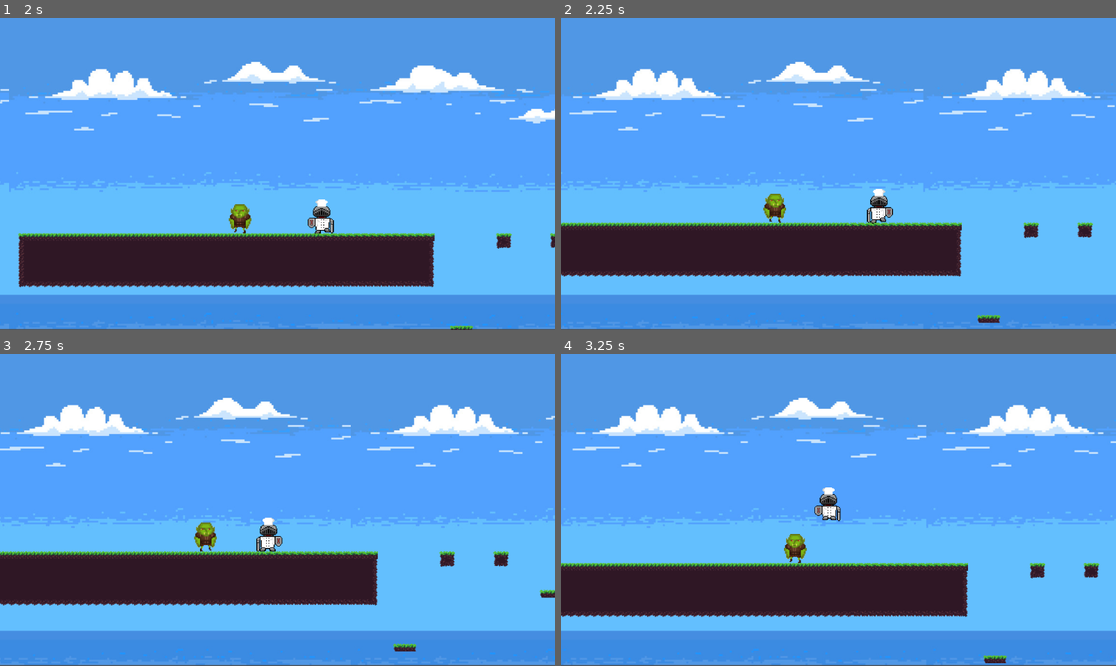
Above: before the commit, frames 1-4 (two rows, left to right).
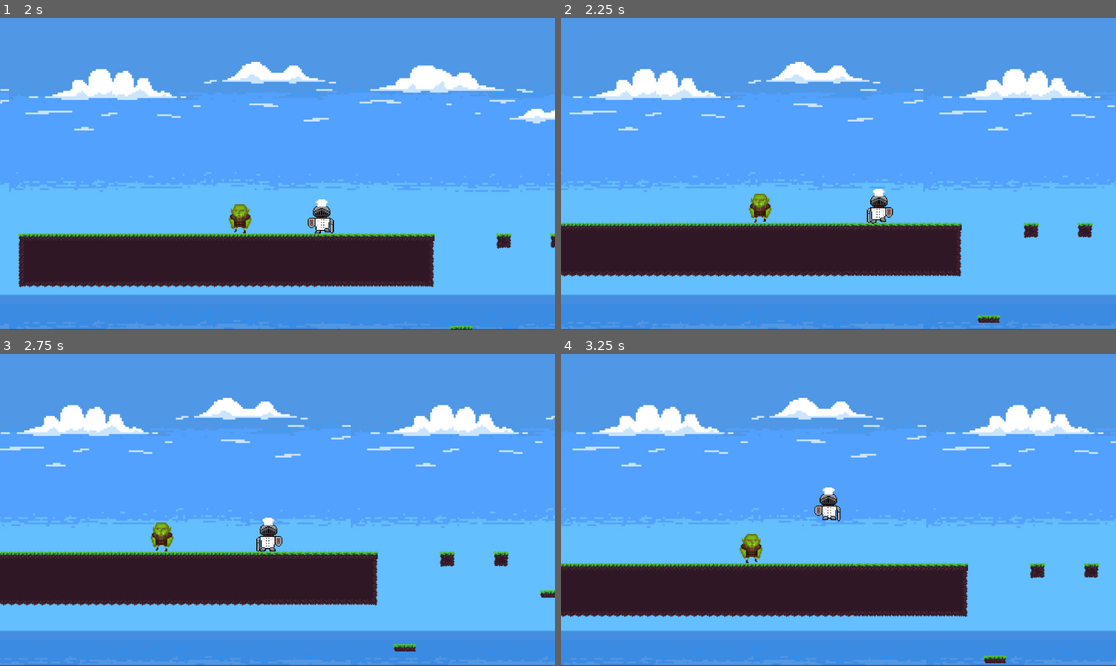
Above: after the commit, the same moments.

Repository: Matthewyee61/Matthews-game
Game: Godot game, scene res://Scenes/World.tscn
Same seed, same stepped clock (60 frames per second), same inputs: the game is played once before the commit and once after it.
Inputs:
- Up to frame 1 (2 s): hold D (right) from 0.53 s (still down); tap W (jump) at 0.77, 1.52 s
- Up to frame 2 (2.25 s): release D (right) at 2.03 s; hold A (left) from 2.03 s (still down)
- Up to frame 3 (2.75 s): keep holding A (left)
- Up to frame 4 (3.25 s): release A (left) at 2.78 s; hold D (right) from 2.78 s (still down); tap W (jump) at 3.02 s

Frame 1 is identical in both runs. In frame 2, 0.5% of the frame differs, in the area x 33-41%, y 56-66%; in frame 3, 0.6%; in frame 4, 0.6%, in the area x 32-45%, y 57-68%.

Commit message:
version 1.5
More tests

Diff:
--- a/Scenes/orc.gd
+++ b/Scenes/orc.gd
@@ -1,9 +1,9 @@
 extends Area2D
-
+@export var flip_time = 1
 var direction = 1
 # Called when the node enters the scene tree for the first time.
 func _ready() -> void:
-	pass # Replace with function body.
+		$Timer.wait_time = flip_time
 
 
 # Called every frame. 'delta' is the elapsed time since the previous frame.
--- a/Scenes/orc.tscn
+++ b/Scenes/orc.tscn
@@ -68,6 +68,7 @@
 [node name="Orc" type="Area2D" groups=["Death"]]
 scale = Vector2(0.2, 0.2)
 script = ExtResource("1_l8eat")
+flip_time = 2
 
 [node name="AnimatedSprite2D" type="AnimatedSprite2D" parent="."]
 scale = Vector2(1.2, 1.2)
Not shown, changed: Matthew's file.txt
